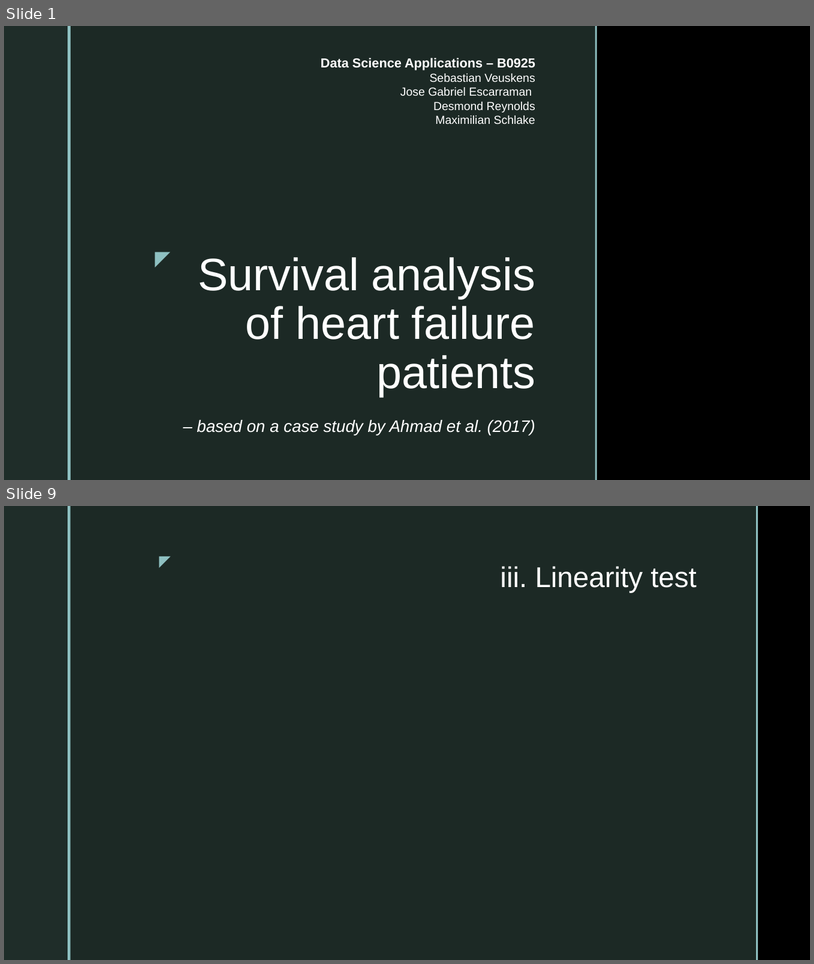
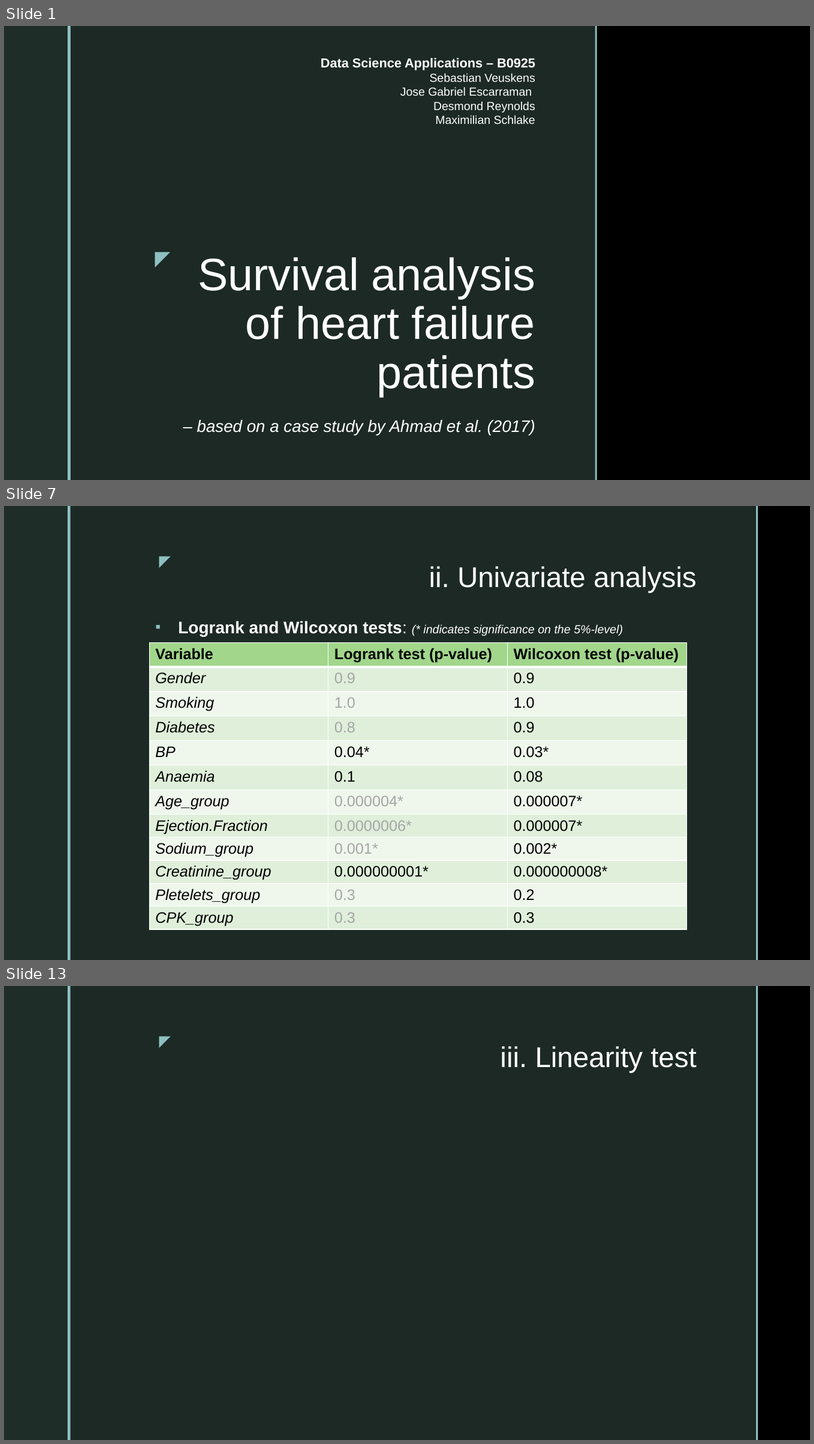
Before and after one commit to SebastianVeuskens/DSA-Project, a slide deck: presentation.pptx. Shown one above the other, each under a label of ours: slides 1 and 9 before the commit, slides 1, 7 and 13 after it; the slides between them are not shown. The pictures are 814x964 and 814x1444 pixels, drawn with LibreOffice and Linux fonts; fonts in the diff are those of the drawing; background and template pictures are left out. Boxes give left, top, right and bottom in pixels: in the first picture for what was removed or moved away, otherwise in the second. Text is boxed around its words. In the diff, an @@ line names an element or a change of style, - is before the commit and + after.

```diff
--- a/presentation.pptx
+++ b/presentation.pptx
@@ slide 7 added at [4,506,810,960], background picture (left out); not listed: 5 template elements that a slide beside it also shows @@
@@ title added at [429,566,697,592], 34 pt, text #FFFFFF @@
+ii. Univariate analysis
@@ text added at [178,621,623,636], 14 pt, text #FFFFFF, italic @@
+▪ Logrank and Wilcoxon tests: (* indicates significance on the 5%-level)
@@ table added at [149,642,686,935], 12 rows, 3 columns @@
+Variable | Logrank test (p-value) | Wilcoxon test (p-value)
+Gender | 0.9 | 0.9
+Smoking | 1.0 | 1.0
+Diabetes | 0.8 | 0.9
+BP | 0.04* | 0.03*
+Anaemia | 0.1 | 0.08
+Age_group | 0.000004* | 0.000007*
+Ejection.Fraction | 0.0000006* | 0.000007*
+Sodium_group | 0.001* | 0.002*
+Creatinine_group | 0.000000001* | 0.000000008*
+Pletelets_group | 0.3 | 0.2
+CPK_group | 0.3 | 0.3
@@ what was slide 9 is now slide 13 @@
```
Also in this commit, not shown: 7 slides changed, 3 other slides added, 8 other files.
